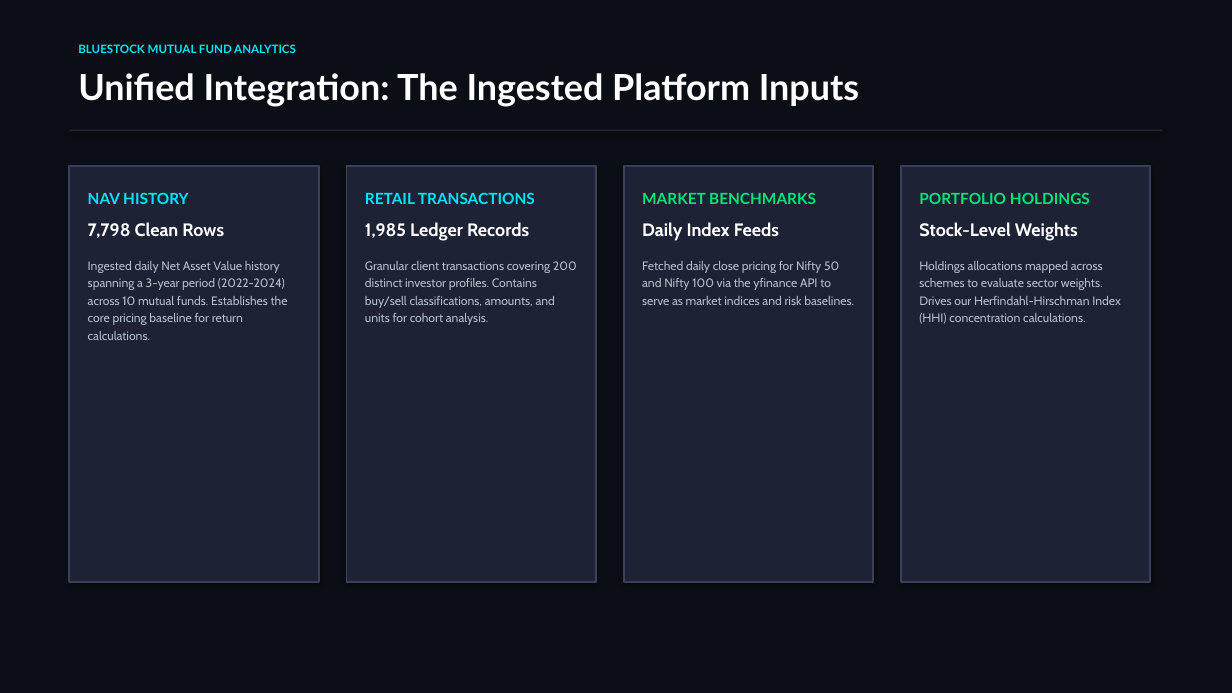
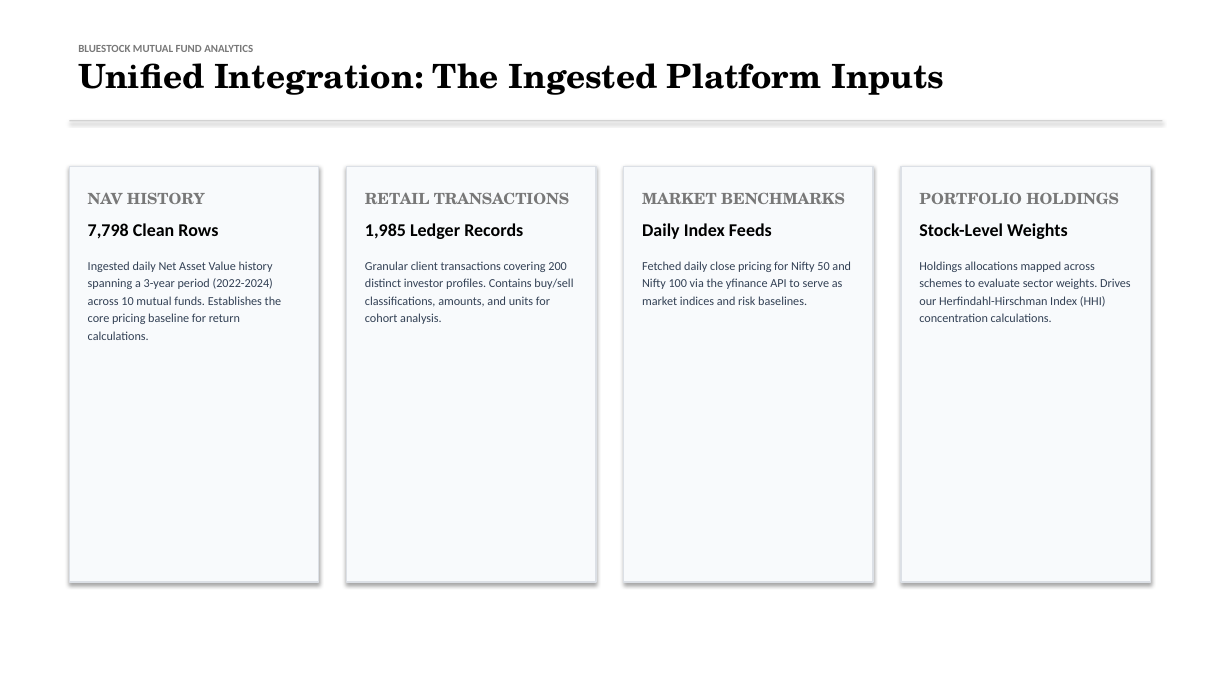
Before and after one commit to DHILEEPB/bluestock_mf_capstone, a slide deck: slide 3 of reports/Presentation.pptx. Drawn at 1232x693 pixels with LibreOffice and Linux fonts; fonts in the diff are those of the drawing. Boxes give left, top, right and bottom in pixels: in the first picture for what was removed or moved away, otherwise in the second. Text is boxed around its words. In the diff, an @@ line names an element or a change of style, - is before the commit and + after.

Commit message:
docs: restyle Presentation.pptx to match Urban Monochrome template style

```diff
--- a/reports/Presentation.pptx
+++ b/reports/Presentation.pptx
@@ background #0B0E14 to #FFFFFF @@
@@ text "BLUESTOCK MUTUAL FUND ANALYTICS" at bbox=[78, 45, 253, 52]: size 9 to 8.5 pt, font Lato to Calibri, text colour #00E5FF to #787878 @@
@@ text "Unified Integration: The Ingested Platform ...": place and size @@
-text "Unified Integration: The Ingested Platform ..." at bbox=[78, 73, 859, 107]
+text "Unified Integration: The Ingested Platform ..." at bbox=[78, 63, 944, 95]
@@ text "Unified Integration: The Ingested Platform ..." at bbox=[78, 63, 944, 95]: size 28 to 26 pt, font Lato to TeX Gyre Schola, text colour #FFFFFF to #000000 @@
@@ rectangle: place and size @@
-rectangle at bbox=[69, 129, 1163, 131]
+rectangle at bbox=[69, 120, 1163, 121]
@@ rectangle at bbox=[69, 120, 1163, 121]: fill #1E2235 to #D2D2D2 @@
@@ text "NAV HISTORY" at bbox=[88, 192, 281, 340]: font Lato to TeX Gyre Schola, text colour #00E5FF to #787878 in "NAV HISTORY"; font Cabin to Calibri; text colour #FFFFFF to #000000 in "7,798 Clean Rows"; text colour #B0BEC5 to #334155 in "Ingested daily Net Asset Value history spanning ..." @@
@@ text "RETAIL TRANSACTIONS" at bbox=[365, 192, 573, 324]: font Lato to TeX Gyre Schola, text colour #00E5FF to #787878 in "RETAIL TRANSACTIONS"; font Cabin to Calibri in "1,985 Ledger Records", "Granular client transactions covering 200 distinct investor ..."; text colour #FFFFFF to #000000 in "1,985 Ledger Records"; text colour #B0BEC5 to #334155 in "Granular client transactions covering 200 distinct investor ..." @@
@@ text "MARKET BENCHMARKS" at bbox=[642, 192, 851, 305]: font Lato to TeX Gyre Schola, text colour #00E676 to #787878 in "MARKET BENCHMARKS"; font Cabin to Calibri in "Daily Index Feeds", "Fetched daily close pricing for Nifty 50 ..."; text colour #FFFFFF to #000000 in "Daily Index Feeds"; text colour #B0BEC5 to #334155 in "Fetched daily close pricing for Nifty 50 ..." @@
@@ text "PORTFOLIO HOLDINGS" at bbox=[919, 193, 1131, 322]: font Lato to TeX Gyre Schola, text colour #00E676 to #787878 in "PORTFOLIO HOLDINGS"; font Cabin to Calibri in "Stock-Level Weights", "Holdings allocations mapped across schemes to evaluate ..."; text colour #FFFFFF to #000000 in "Stock-Level Weights"; text colour #B0BEC5 to #334155 in "Holdings allocations mapped across schemes to evaluate ..." @@
@@ fill #1E2235 to #F8FAFC; outline #3A405A 1.5 pt to #DCE0E6 1 pt in 4 elements at bbox=[69, 166, 319, 582], bbox=[347, 166, 596, 582], bbox=[624, 166, 873, 582], bbox=[901, 166, 1151, 582] @@
```
Also in this commit, not shown: 11 other slides changed, 3 other files.
